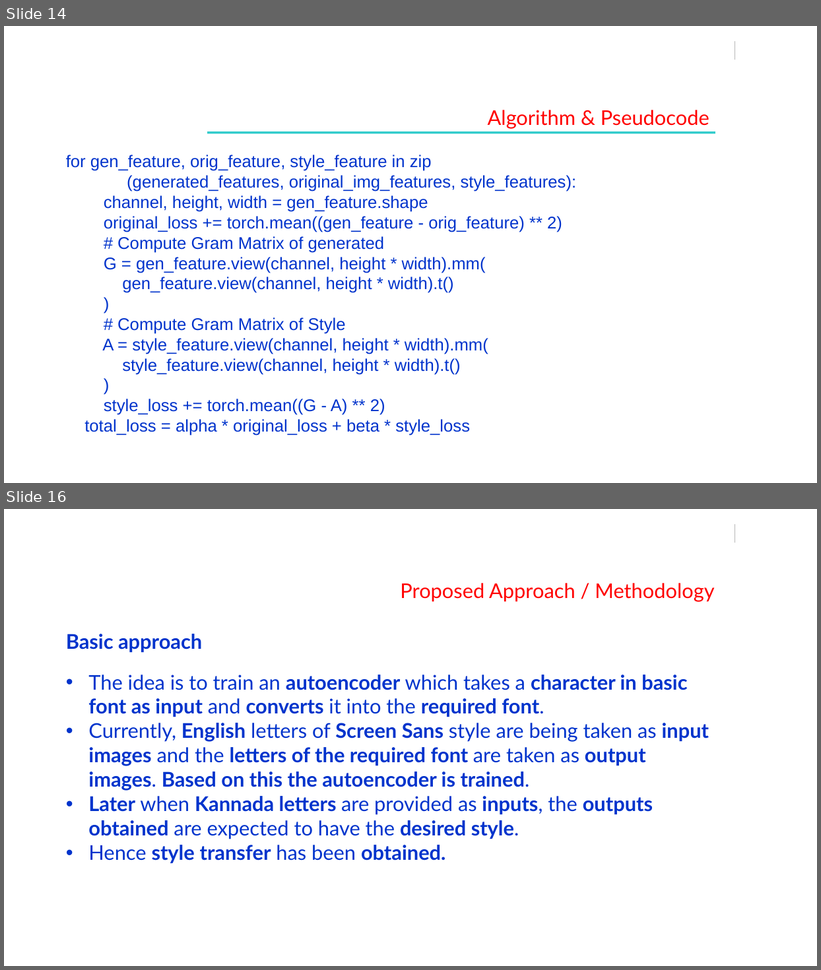
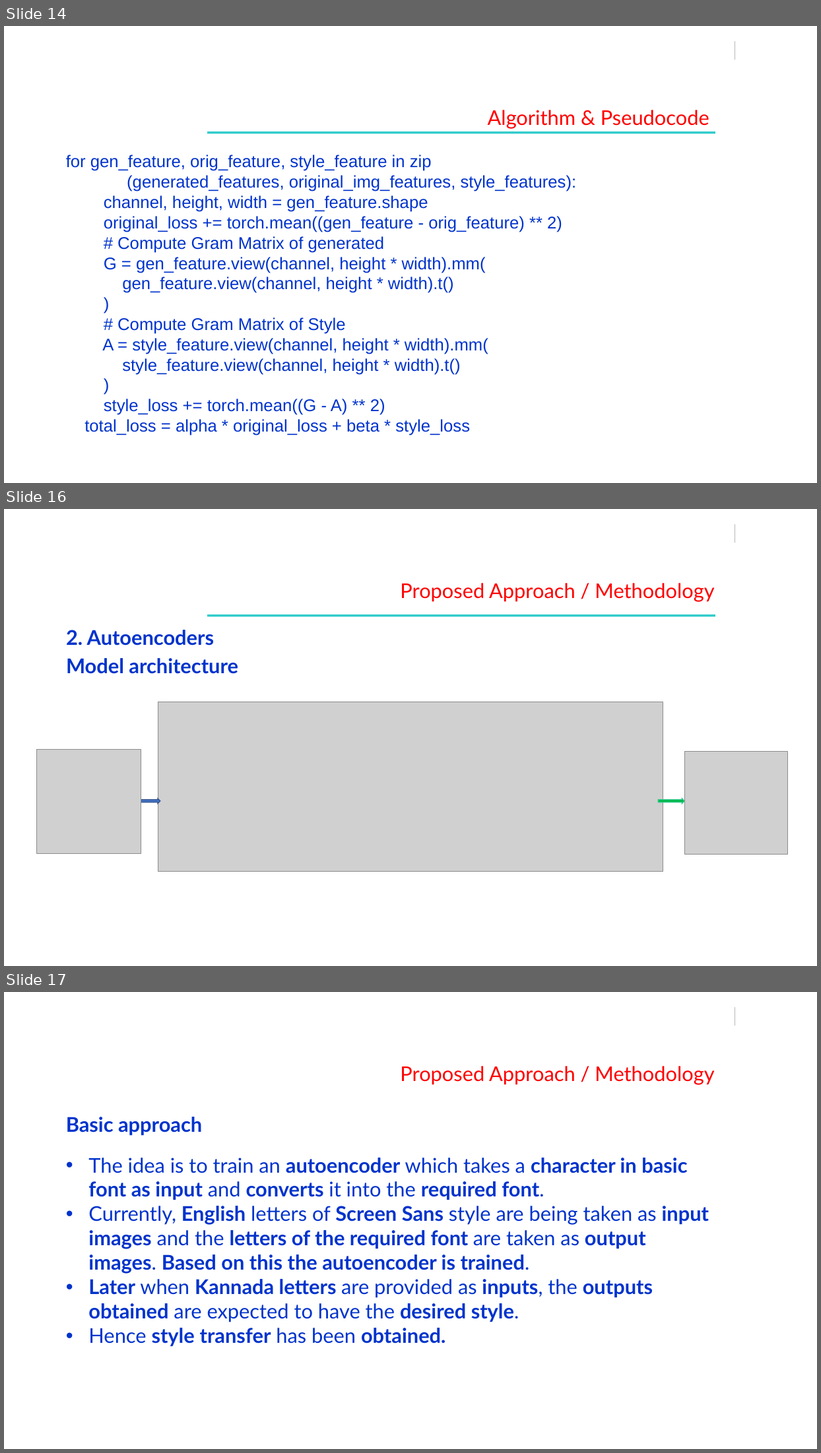
Before and after one commit to saahil-jain/Font_Style_Transfer, a slide deck: Documents/REVIEW - 2 - UE17CS490B – Capstone Project Phase – 2.pptx. Shown one above the other, each under a label of ours: slides 14 and 16 before the commit, slides 14, 16 and 17 after it; the slides between them are not shown. The pictures are 821x970 and 821x1453 pixels, drawn with LibreOffice and Linux fonts; fonts in the diff are those of the drawing; grey boxes stand for pictures; background and template pictures are left out. Boxes give left, top, right and bottom in pixels: in the first picture for what was removed or moved away, otherwise in the second. Text is boxed around its words. In the diff, an @@ line names an element or a change of style, - is before the commit and + after.

```diff
--- a/Documents/REVIEW - 2 - UE17CS490B – Capstone Project Phase – 2.pptx
+++ b/Documents/REVIEW - 2 - UE17CS490B – Capstone Project Phase – 2.pptx
@@ slide 16 added at (4, 509, 817, 966), background #FFFFFF; not listed: 1 template element that a slide beside it also shows @@
@@ text added at (400, 583, 714, 602), 24 pt, text #FF0000 @@
+Proposed Approach / Methodology
@@ rectangle added at (207, 615, 715, 617), fill #33CCCC @@
@@ text added at (66, 630, 238, 674), 24 pt, text #0033CC, bold @@
+2. Autoencoders
+Model architecture
@@ picture added at (158, 702, 663, 872) @@
@@ picture added at (37, 749, 141, 854) @@
@@ picture added at (685, 752, 789, 855) @@
@@ right arrow added at (139, 799, 160, 803), fill #4472C4, outline #325491 1 pt @@
@@ right arrow added at (659, 799, 684, 803), fill #00B949, outline #32CA8C 1 pt @@
@@ what was slide 16 is now slide 17 @@
```
Also in this commit, not shown: 7 slides changed, 1 slide removed.
